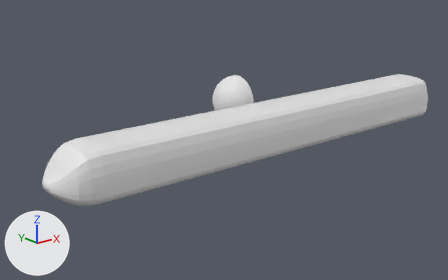
The Blender file anka.blend: old version first, new version second.
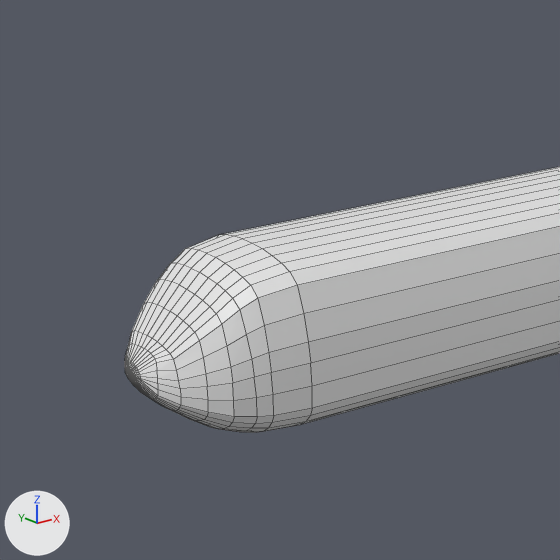
Old and new are each drawn whole from a camera (50 mm lens) standing at (-13.88, -14.84, 5.92) and looking at (-0.63, 1.71, -0.7) and again close up on the part from 0% to 42% of the width and 21% to 89% of the height. The axes (+X, +Y, +Z) are drawn at lower left. The lights are the same throughout. The close-ups show mesh edges as thin lines.

The scene before the commit, as lines of its bpy script (objects in view):
```python
me_cylinder = bpy.data.meshes.new('Cylinder')
me_cylinder.from_pydata(...)  # 545 vertices, 542 faces; spans x -0.87..0.84, y -1.0..1.0, z -1.05..1.0
ob_cylinder = bpy.data.objects.new('Cylinder', me_cylinder)
ob_cylinder.location = (0.0, 0.0, 0.0)
ob_cylinder.rotation_euler = (0.0, 1.571, 0.0)  # degrees (0, 90, 0)
ob_cylinder.scale = (1.0, 1.0, 7.64)
```
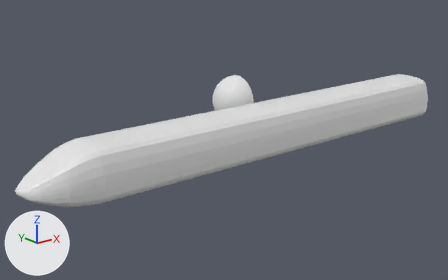
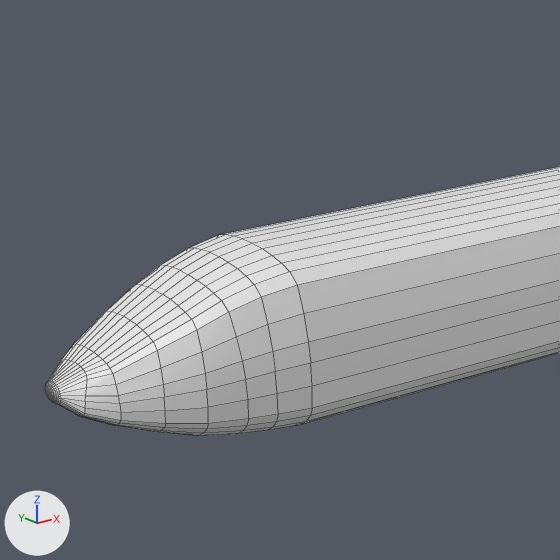
What differs and where, as boxes (x1, y1, x2, y2) in the close-ups (560 x 560 px; the box of a moved part takes in the faces that stretch with it):
'Cylinder', reshaped
    before: (125, 167, 560, 433)
    after: (45, 167, 560, 436)
part 1 of me_cylinder, moved or reshaped
    before: (125, 249, 309, 433)
    after: (45, 248, 309, 436)

Diff of the bpy script that builds the scene:
```diff
--- a/anka.blend.py
+++ b/anka.blend.py
@@ me_cylinder @@
 # used by ob_cylinder; location = (0.0, 0.0, 0.0); rotation_euler = (0.0, 1.571, 0.0), in degrees (0, 90, 0); scale = (1.0, 1.0, 7.64)
-me_cylinder.from_pydata(...)  # 545 vertices, 542 faces; spans x -0.87..0.84, y -1.0..1.0, z -1.05..1.0
+me_cylinder.from_pydata(...)  # 545 vertices, 542 faces; spans x -0.87..0.84, y -1.0..1.0, z -1.15..1.0
+# me_cylinder part 1: 386 of the vertices in x -0.7..0.81, y -0.91..0.91, z -1.05..-0.93 are scaled about their middle by (1, 1, 1.87), then moved by (0.0, 0.0, -0.05)
```
